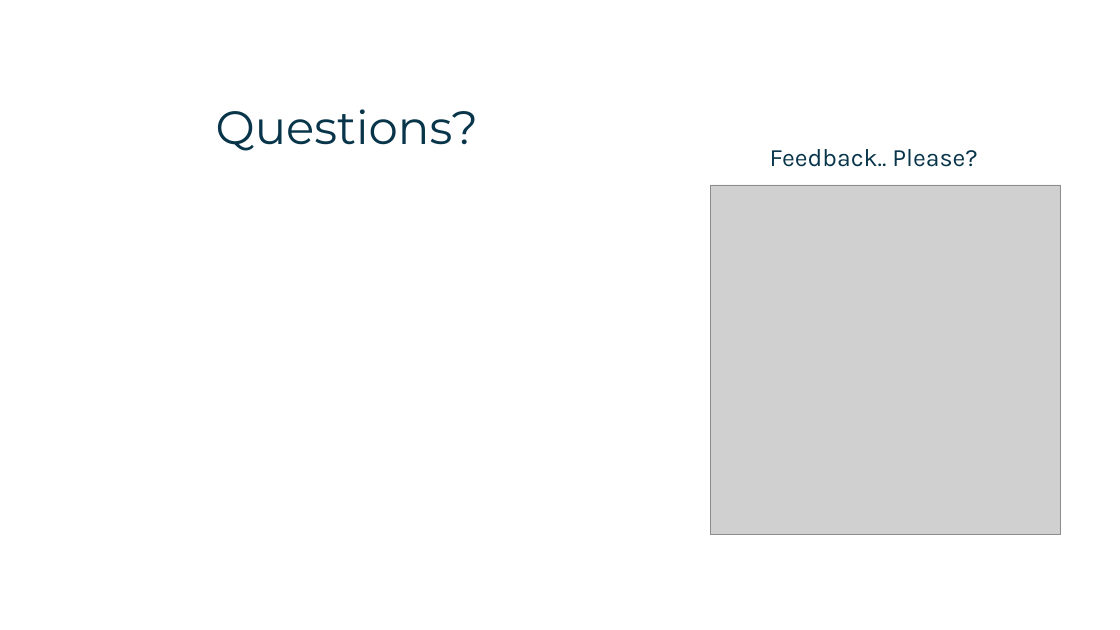
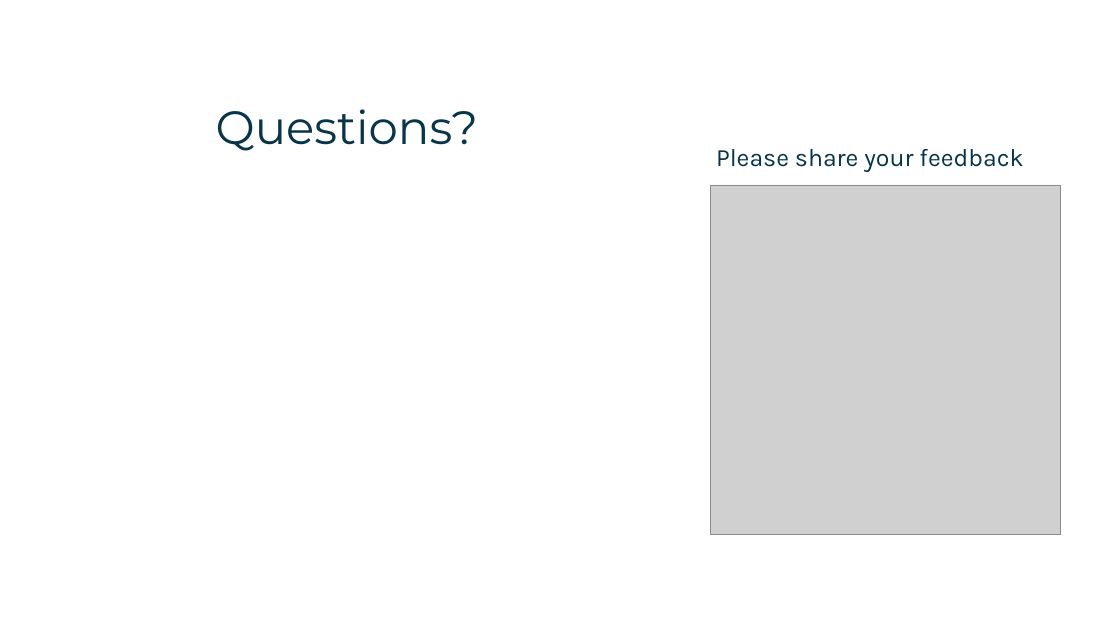
Before and after one commit to tiger4589/sse-signalr-demo, a slide deck: slide 12 of SSE vs SignalR.pptx. Drawn at 1120x630 pixels with LibreOffice and Linux fonts; fonts in the diff are those of the drawing; grey boxes stand for pictures; background and template pictures are left out. Boxes give left, top, right and bottom in pixels: in the first picture for what was removed or moved away, otherwise in the second. Text is boxed around its words. In the diff, an @@ line names an element or a change of style, - is before the commit and + after.

```diff
--- a/SSE vs SignalR.pptx
+++ b/SSE vs SignalR.pptx
@@ text at (716,149,1023,172): text changed @@
-Feedback.. Please?
+Please share your feedback
```
Also in this commit, not shown: 4 other slides changed.
